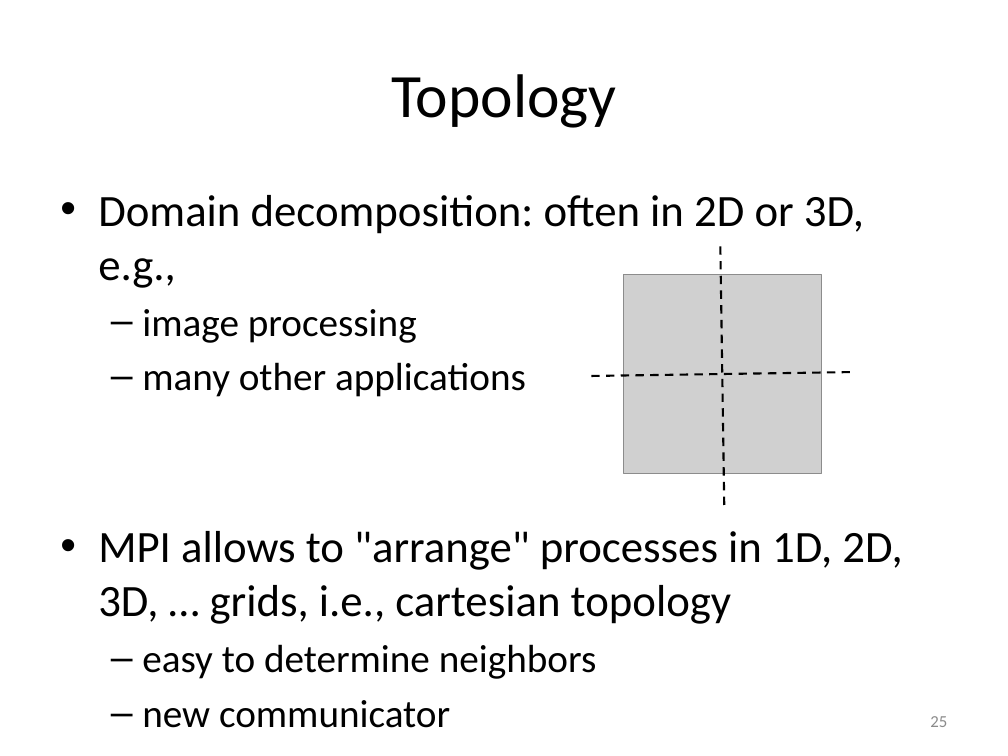
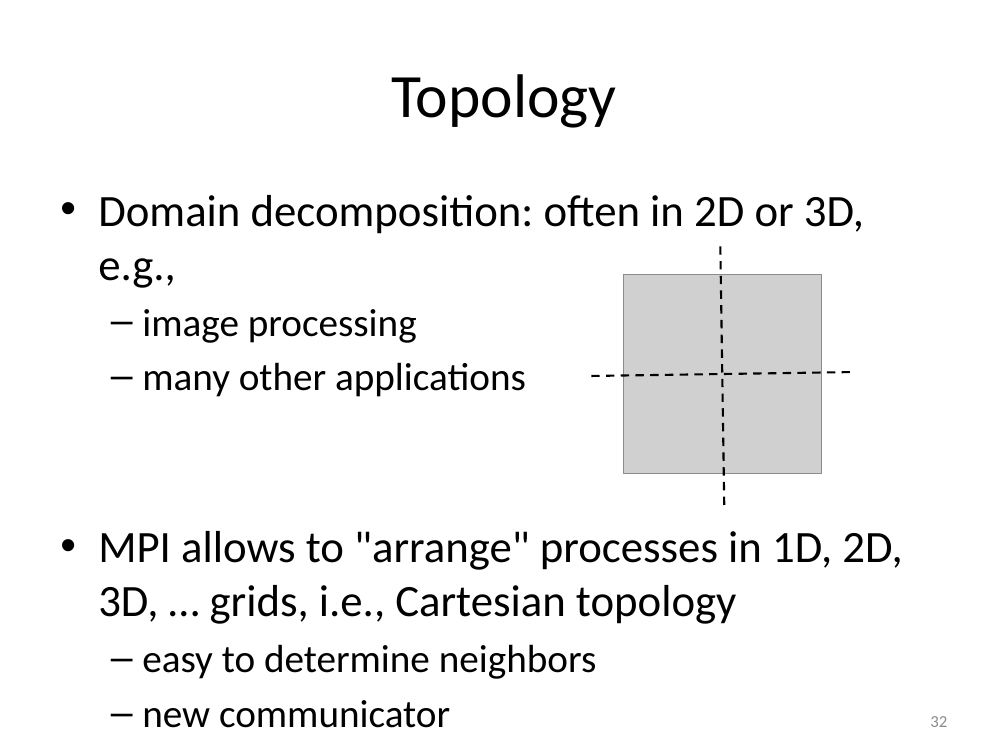
Before and after one commit to gjbex/training-material, a slide deck: slide 32 of Python/Mpi4py/mpi4py.pptx (slide 25 before the commit). Drawn at 1008x756 pixels with LibreOffice and Linux fonts; fonts in the diff are those of the drawing; grey boxes stand for pictures. Boxes give left, top, right and bottom in pixels: in the first picture for what was removed or moved away, otherwise in the second. Text is boxed around its words. In the diff, an @@ line names an element or a change of style, - is before the commit and + after.

Commit message:
Added slides on efficient communication; added sections; added slides on topology

```diff
--- a/Python/Mpi4py/mpi4py.pptx
+++ b/Python/Mpi4py/mpi4py.pptx
@@ text at (98, 531, 902, 624): text changed @@
-• MPI allows to "arrange" processes in 1D, 2D, 3D, … grids, i.e., cartesian topology
+• MPI allows to "arrange" processes in 1D, 2D, 3D, … grids, i.e., Cartesian topology
@@ page number at (930, 716, 947, 727): text changed @@
-25
+32
```
Also in this commit, not shown: 1 other slide changed, 12 slides added.
